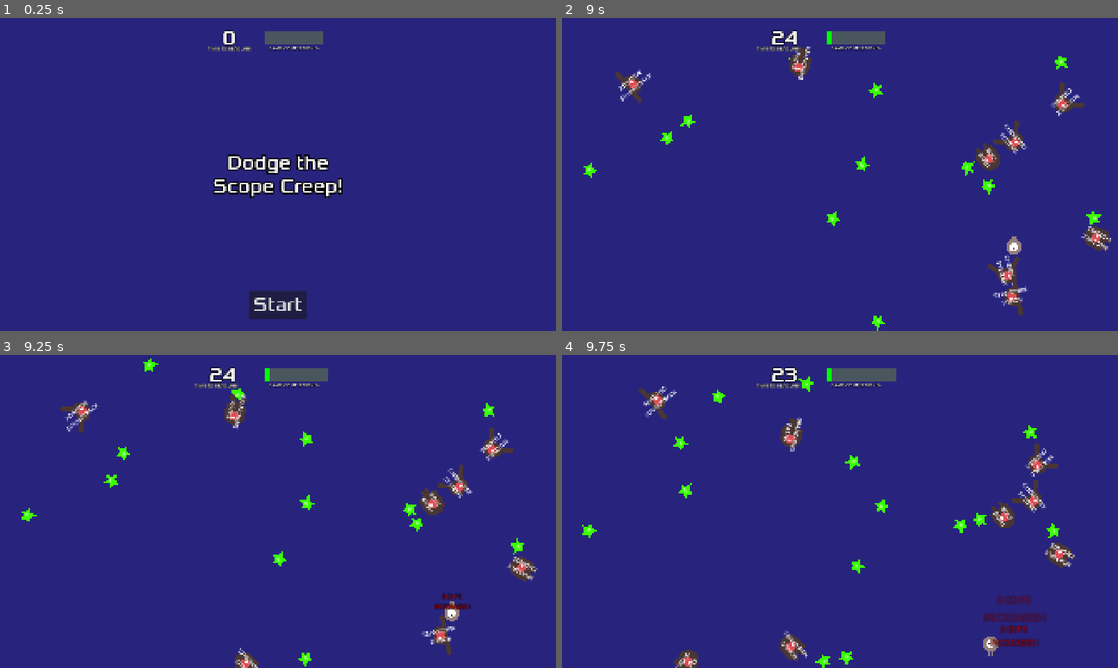
Above: before the commit, frames 1-4 (two rows, left to right).
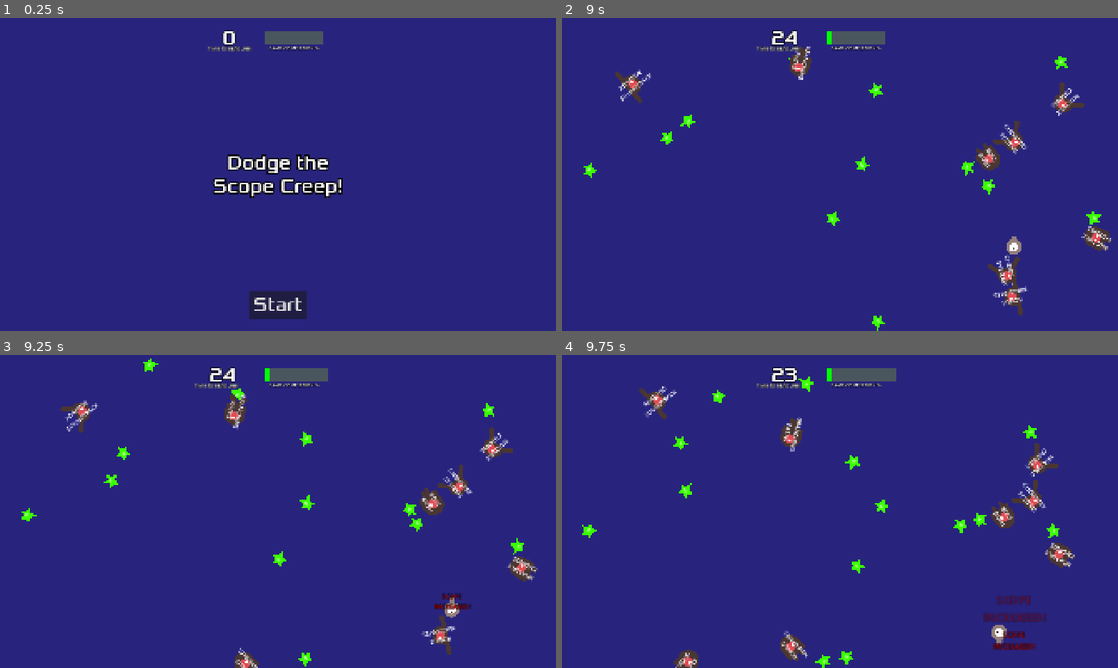
Above: after the commit, the same moments.

Repository: jorj-cedar/scope-creep
Game: Godot game, scene res://scenes/main.tscn
Two runs of this game, one before a commit and one after it. Both use one fixed random seed, a clock stepped at 60 frames per second and the inputs below.
Inputs:
- Up to frame 1 (0.25 s): no input
- Up to frame 2 (9 s): click "Start" at 0.5 s; hold Right (move_right) 1.28-2.03 s; hold Down (move_down) 2.03-2.78 s; hold Right (move_right) 2.78-3.53 s; hold Up (move_up) 3.53-4.28 s; hold Left (move_left) 4.28-5.78 s; hold Down (move_down) 5.78-6.53 s; hold Right (move_right) 6.53-7.28 s; hold Up (move_up) 7.28-8.03 s; hold Right (move_right) 8.03-8.78 s; hold Down (move_down) from 8.78 s (still down)
- Up to frame 3 (9.25 s): keep holding Down (move_down)
- Up to frame 4 (9.75 s): release Down (move_down) at 9.53 s; hold Left (move_left) from 9.53 s (still down)

Frames 1-2 are identical in both runs. In frame 3, less than 0.1% of the frame differs, in the area x 80-83%, y 77-86%; in frame 4, 0.5%, in the area x 75-86%, y 86-97%.

Commit message:
slowdown

Diff:
--- a/scripts/main.gd
+++ b/scripts/main.gd
@@ -52,6 +52,7 @@
 	$HUD.update_pickups(total_pickups)
 	$HUD.update_size(max_scope)
 	$HUD.show_message("Reach your deadline!")
+	$HUD/ProgressBar.flash(false)
 	$HUD/ProgressBar/AlmostDead.visible = false
 
 	get_tree().call_group("mobs", "queue_free")
@@ -137,11 +138,12 @@
 
 func _on_player_embiggen() -> void:
 	max_scope += 1
+	$Player.speed -= 75
 	$HUD.update_size(max_scope)
 	show_msg($Player.position,"SCOPE INCREASED!",red)
 	if max_scope >= death_scope - 2:
 		$HUD/ProgressBar/AlmostDead.visible = true
-		$HUD/ProgressBar.flash()
+		$HUD/ProgressBar.flash(true)
 
-	elif max_scope == death_scope:
+	if max_scope == death_scope:
 		game_over()
--- a/scripts/progress_bar.gd
+++ b/scripts/progress_bar.gd
@@ -9,8 +9,11 @@
 func _ready() -> void:
 	pass # Replace with function body.
 
-func flash():
-	$AnimationPlayer.play("progress_flash")
+func flash(onoff):
+	if onoff == true:
+		$AnimationPlayer.play("progress_flash")
+	elif onoff == false:
+		$AnimationPlayer.stop()
 
 # Called every frame. 'delta' is the elapsed time since the previous frame.
 func _process(delta: float) -> void:
